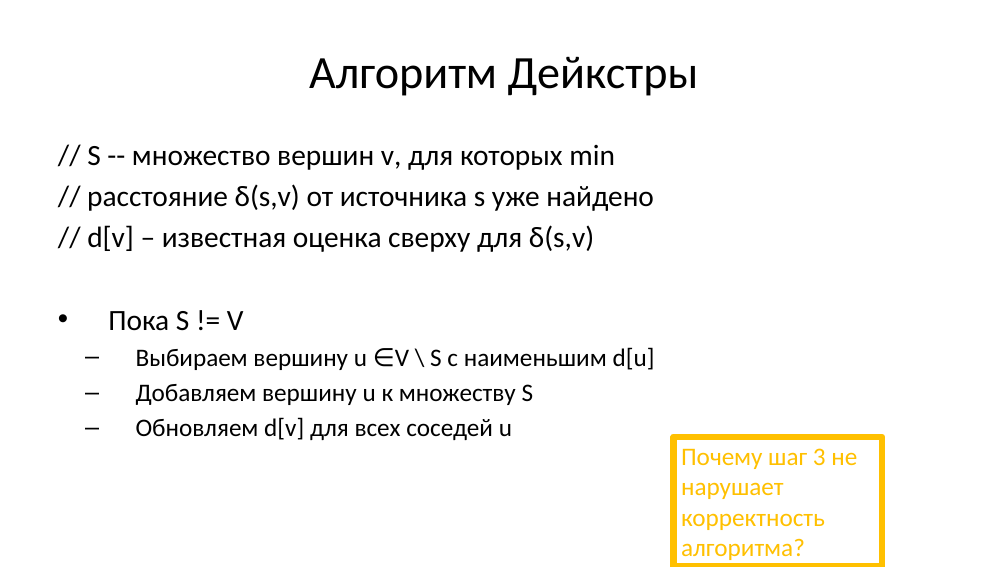
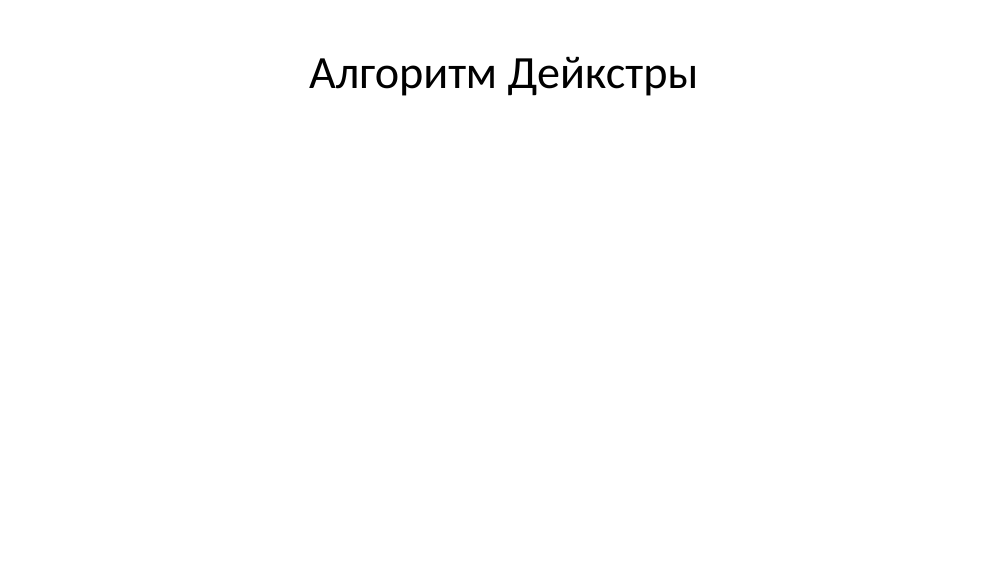
Before and after one commit to Evgueni-Petrov-aka-espetrov/Algorithms-and-Programming-in-C-pptx, a slide deck: slide 57 of 18 Кратчайшие пути и топсорт.pptx (slide 16 before the commit). Drawn at 1008x567 pixels with LibreOffice and Linux fonts; fonts in the diff are those of the drawing. Boxes give left, top, right and bottom in pixels: in the first picture for what was removed or moved away, otherwise in the second. Text is boxed around its words. In the diff, an @@ line names an element or a change of style, - is before the commit and + after.

```diff
--- a/18 Кратчайшие пути и топсорт.pptx
+++ b/18 Кратчайшие пути и топсорт.pptx
@@ text removed at <box>87,145,655,440</box> @@
-// S -- множество вершин v, для которых min
-// расстояние δ(s,v) от источника s уже найдено
-// d[v] – известная оценка сверху для δ(s,v)
-• Пока S != V
-  – Выбираем вершину u ∈V \ S c наименьшим d[u]
-  – Добавляем вершину u к множеству S
-  – Обновляем d[v] для всех соседей u
@@ rectangle removed at <box>674,437,882,567</box> @@
-Почему шаг 3 не нарушает корректность алгоритма?
```
Also in this commit, not shown: 25 other slides changed, 147 slides added, 9 slides removed.
